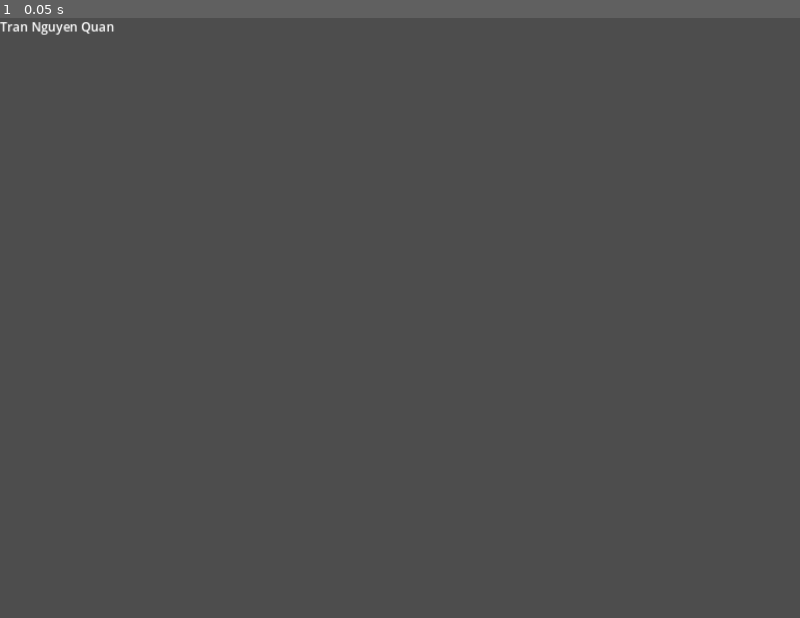
Above: before the commit, frame 1.
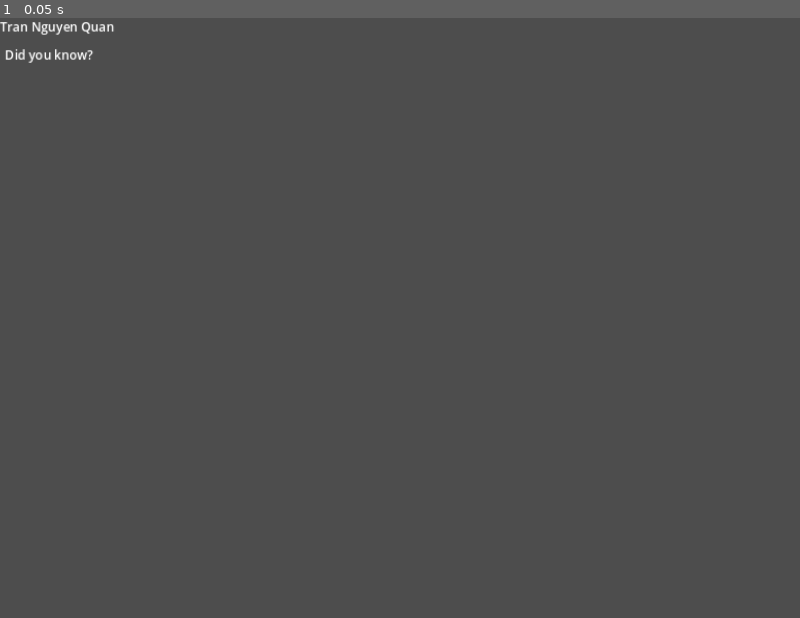
Above: after the commit, the same moment.

Repository: duynguyen-workspace/cosc2634-asm3-team6
Game: Godot game, scene res://quan.tscn
Two runs of this game, one before a commit and one after it. Both use one fixed random seed, a clock stepped at 60 frames per second and the inputs below. The project has no main scene, so this scene is started directly.
Inputs:
- Up to frame 1 (0.05 s): no input

The runs differ from the first frame. In frame 1, 0.1% of the frame differs, in the area x 0-12%, y 5-8%.

Commit message:
Update quan.tscn

Diff:
--- a/quan.tscn
+++ b/quan.tscn
@@ -6,3 +6,10 @@
 offset_right = 40.0
 offset_bottom = 23.0
 text = "Tran Nguyen Quan"
+
+[node name="Label2" type="Label" parent="."]
+offset_left = 6.0
+offset_top = 36.0
+offset_right = 46.0
+offset_bottom = 59.0
+text = "Did you know?"
